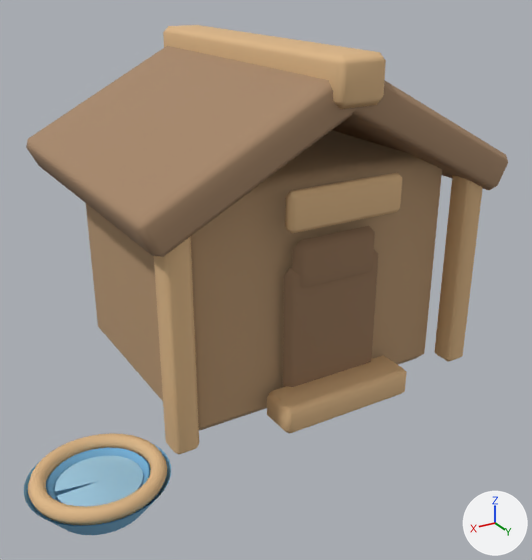
One commit to the Blender file assets/game-assets/DogHouse.blend: the scene before it, then after it.
The view is the same before and after, from a 50 mm camera at (0.993, 1.704, 1.062) aimed at (0.088, 0.196, 0.308). The axes (+X, +Y, +Z) are drawn at lower right. The lights are the same throughout. The older version comes first.

Objects in the first picture: 'DogHouse_Bowl_Rim', 'DogHouse_Bowl_Water', 'DogHouse_Door', 'DogHouse_DoorTop', 'DogHouse_NamePlate', 'DogHouse_RidgeCap', 'DogHouse_Roof_Left', 'DogHouse_Roof_Right', 'DogHouse_Threshold', 'DogHouse_Trim_Left', 'DogHouse_Trim_Right', 'DogHouse_Walls' and 1 more.
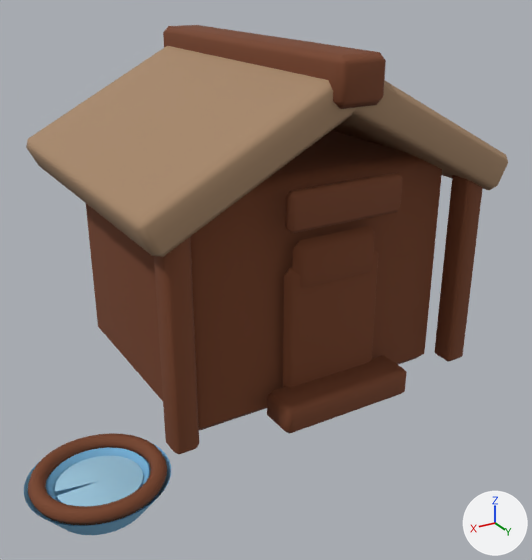
Where the change shows, as pixel boxes (x1, y1, x2, y2) in the pictures (532 x 560 px):
'DogHouse_Walls', recoloured (darker)
    both: (86, 130, 442, 431)
'DogHouse_Door', recoloured (darker)
    both: (283, 249, 378, 387)
'DogHouse_RidgeCap', recoloured (beige to brown)
    both: (163, 25, 386, 109)
'DogHouse_Trim_Right', recoloured (beige to brown)
    both: (154, 236, 199, 454)
'DogHouse_Threshold', recoloured (beige to brown)
    both: (267, 355, 407, 434)
'DogHouse_Trim_Left', recoloured (beige to brown)
    both: (435, 175, 483, 362)
'DogHouse_Bowl_Rim', recoloured (beige to brown)
    both: (28, 433, 167, 525)
'DogHouse_NamePlate', recoloured (beige to brown)
    both: (285, 173, 402, 233)
'DogHouse_DoorTop', recoloured (darker)
    both: (293, 226, 375, 289)

The edits, one by one:
Material 'Material.DogHouse.RedWood' (mat_material_doghouse_redwood) changes colour from brown #b89773 to brown #764024; in linear values from (0.48, 0.31, 0.17) to (0.18, 0.052, 0.018).
Material 'Material.DogHouse.DarkRedWood' (mat_material_doghouse_darkredwood) changes colour from brown #957659 to brown #764024; in linear values from (0.3, 0.18, 0.1) to (0.18, 0.052, 0.018).
Material 'Material.DogHouse.WarmTrim' (mat_material_doghouse_warmtrim) changes colour from beige #ddb686 to brown #764024; in linear values from (0.72, 0.47, 0.24) to (0.18, 0.052, 0.018).
